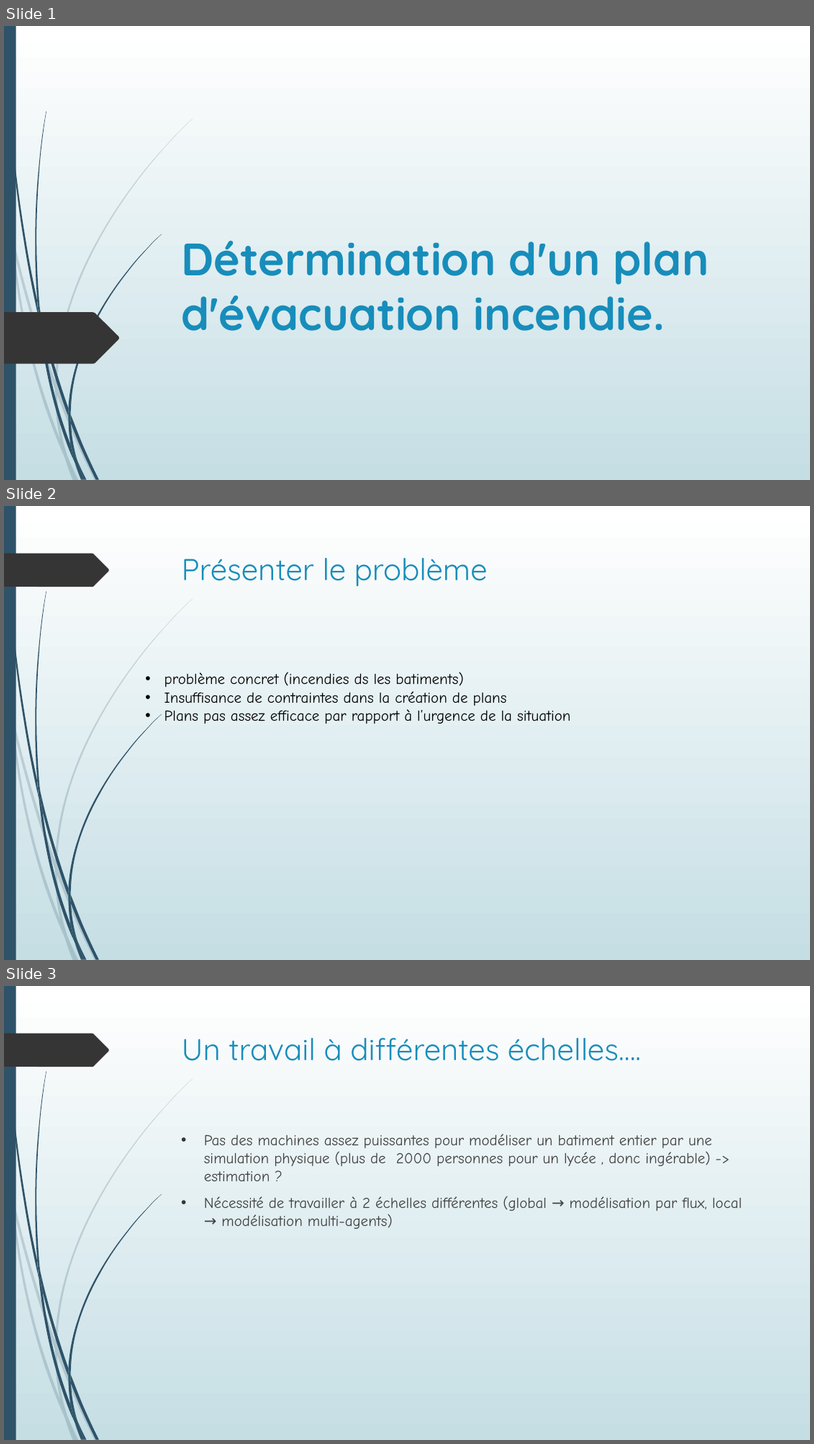
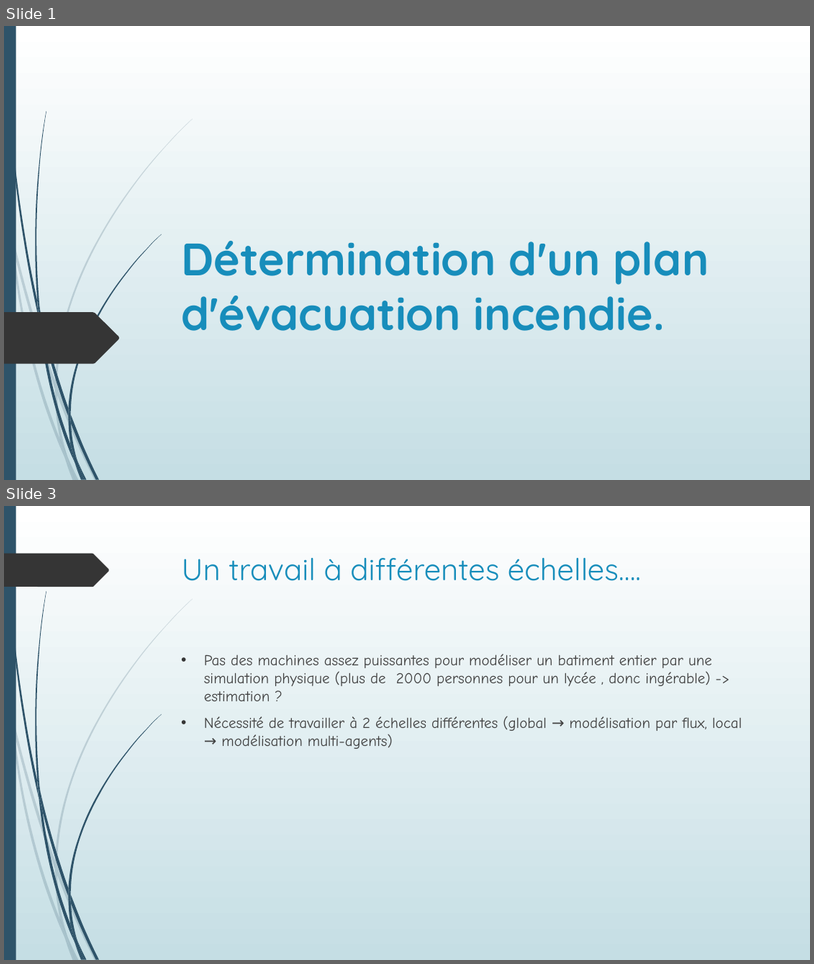
Before and after one commit to Poroing/CrowdDeplacementOptimisation, a slide deck: Présentation/Détermination d'un plan d'évacuation incendie.pptx. Shown one above the other, each under a label of ours: slides 1, 2 and 3 before the commit, slides 1 and 3 after it; the slides between them are not shown. The pictures are 814x1444 and 814x964 pixels, drawn with LibreOffice and Linux fonts; fonts in the diff are those of the drawing. Boxes give left, top, right and bottom in pixels: in the first picture for what was removed or moved away, otherwise in the second. Text is boxed around its words. In the diff, an @@ line names an element or a change of style, - is before the commit and + after.

```diff
--- a/Présentation/Détermination d'un plan d'évacuation incendie.pptx
+++ b/Présentation/Détermination d'un plan d'évacuation incendie.pptx
@@ slide 2 removed at <box>4,506,810,960</box>, background gradient #FFFFFF to #C5DEE5; not listed: 24 template elements that a slide beside it also shows @@
@@ title removed at <box>182,558,488,587</box> @@
-Présenter le problème
@@ text removed at <box>165,672,571,723</box> @@
-• problème concret (incendies ds les batiments)
-• Insuffisance de contraintes dans la création de plans
-• Plans pas assez efficace par rapport à l’urgence de la situation
```
Also in this commit, not shown: 8 slides changed, 19 slides added, 7 other slides removed, 11 other files.
